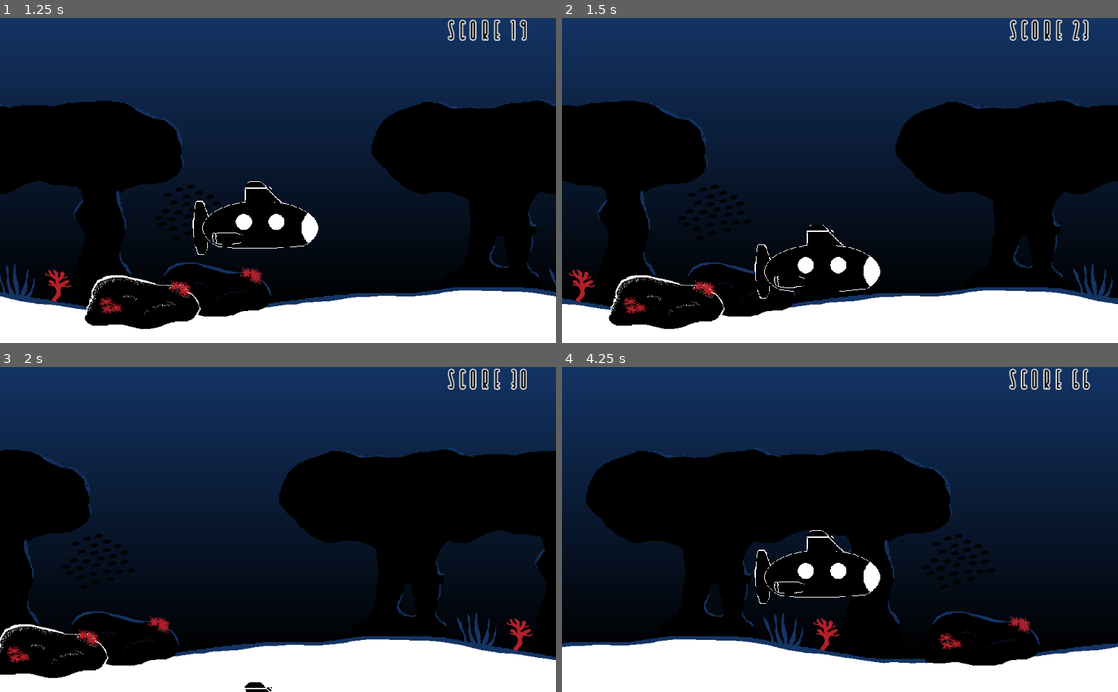
Above: before the commit, frames 1-4 (two rows, left to right).
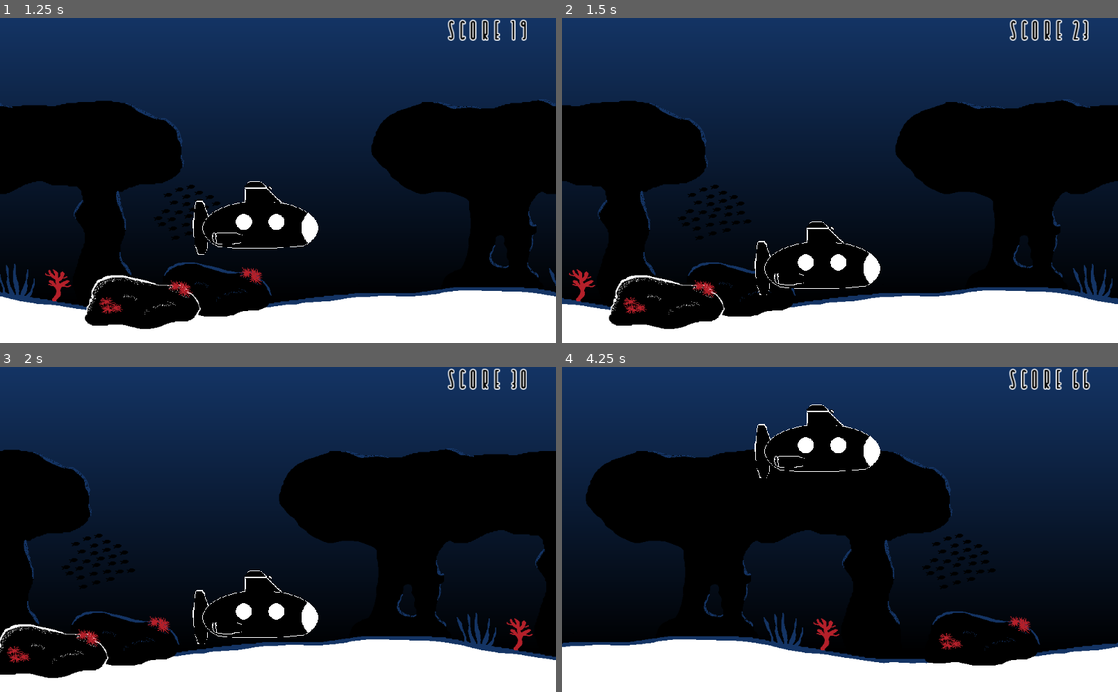
Above: after the commit, the same moments.

Repository: farmdogsdev/godot-jam
Game: Godot game, scene res://resources/TestScene.tscn
Two runs of this game, one before a commit and one after it. Both use one fixed random seed, a clock stepped at 60 frames per second and the inputs below.
Inputs:
- Up to frame 1 (1.25 s): hold Right (ui_right) from 0.53 s (still down)
- Up to frame 2 (1.5 s): release Right (ui_right) at 1.28 s; hold Down (ui_down) from 1.28 s (still down)
- Up to frame 3 (2 s): keep holding Down (ui_down)
- Up to frame 4 (4.25 s): release Down (ui_down) at 2.03 s; hold Right (ui_right) 2.03-2.78 s; hold Up (ui_up) 2.78-3.53 s; hold Left (ui_left) from 3.53 s (still down)

Frame 1 is identical in both runs. In frame 2, 0.4% of the frame differs, in the area x 34-58%, y 62-87%; in frame 3, 0.8%; in frame 4, 4.2%, in the area x 34-58%, y 11-73%.

Commit message:
added more menu functionality

Diff:
--- /dev/null
+++ b/resources/ControlsScreen.gd
@@ -0,0 +1,15 @@
+extends ColorRect
+
+
+# Declare member variables here. Examples:
+# var a = 2
+# var b = "text"
+
+
+# Called when the node enters the scene tree for the first time.
+func _ready():
+	pass # Replace with function body.
+
+
+func _on_Confirm_pressed():
+	get_tree().change_scene("res://resources/TestScene.tscn")
--- /dev/null
+++ b/resources/ControlsScreen.tscn
@@ -0,0 +1,93 @@
+[gd_scene load_steps=11 format=2]
+
+[ext_resource path="res://assets/bodrum-font/Bodrum-JzRm.ttf" type="DynamicFontData" id=1]
+[ext_resource path="res://resources/ControlsScreen.gd" type="Script" id=2]
+
+[sub_resource type="DynamicFont" id=7]
+size = 100
+use_filter = true
+font_data = ExtResource( 1 )
+
+[sub_resource type="DynamicFont" id=8]
+size = 60
+use_filter = true
+font_data = ExtResource( 1 )
+
+[sub_resource type="DynamicFont" id=1]
+size = 65
+outline_size = 3
+use_filter = true
+font_data = ExtResource( 1 )
+
+[sub_resource type="StyleBoxEmpty" id=2]
+
+[sub_resource type="StyleBoxEmpty" id=3]
+
+[sub_resource type="StyleBoxEmpty" id=4]
+
+[sub_resource type="StyleBoxEmpty" id=5]
+
+[sub_resource type="StyleBoxEmpty" id=6]
+
+[node name="ControlsScreen" type="ColorRect"]
+anchor_right = 1.0
+anchor_bottom = 1.0
+color = Color( 0.00784314, 0.00784314, 0.0627451, 1 )
+script = ExtResource( 2 )
+
+[node name="VBoxContainer" type="VBoxContainer" parent="."]
+anchor_right = 1.0
+margin_bottom = 120.0
+
+[node name="Title" type="Label" parent="VBoxContainer"]
+margin_right = 1024.0
+margin_bottom = 100.0
+custom_colors/font_color = Color( 1, 1, 1, 1 )
+custom_fonts/font = SubResource( 7 )
+text = "Controls"
+align = 1
+valign = 1
+
+[node name="VBoxContainer2" type="VBoxContainer" parent="."]
+anchor_right = 1.0
+anchor_bottom = 1.0
+alignment = 1
+
+[node name="RichTextLabel" type="RichTextLabel" parent="VBoxContainer2"]
+margin_top = 117.0
+margin_right = 1024.0
+margin_bottom = 483.0
+custom_fonts/normal_font = SubResource( 8 )
+bbcode_enabled = true
+bbcode_text = "[center]Move the sub up and down to avoid obstacles and collect power ups.
+[u][color=green]Move Up[/color][/u] Up Arrow Key or W
+[u][color=green]Move Down[/color][/u] Down Arrow Key or S
+
+[/center]"
+text = "Move the sub up and down to avoid obstacles and collect power ups.
+Move Up Up Arrow Key or W
+Move Down Down Arrow Key or S
+
+"
+fit_content_height = true
+
+[node name="VBoxContainer3" type="VBoxContainer" parent="."]
+anchor_top = 1.0
+anchor_right = 1.0
+anchor_bottom = 1.0
+margin_top = -85.0
+
+[node name="Confirm" type="Button" parent="VBoxContainer3"]
+margin_right = 1024.0
+margin_bottom = 65.0
+custom_colors/font_color = Color( 0, 0, 0, 1 )
+custom_colors/font_color_hover = Color( 1, 1, 1, 1 )
+custom_fonts/font = SubResource( 1 )
+custom_styles/hover = SubResource( 2 )
+custom_styles/pressed = SubResource( 3 )
+custom_styles/focus = SubResource( 4 )
+custom_styles/disabled = SubResource( 5 )
+custom_styles/normal = SubResource( 6 )
+text = "Confirm"
+
+[connection signal="pressed" from="VBoxContainer3/Confirm" to="." method="_on_Confirm_pressed"]
--- a/resources/CreditsScreen.tscn
+++ b/resources/CreditsScreen.tscn
@@ -49,7 +49,7 @@
 anchor_bottom = 1.0
 custom_fonts/normal_font = SubResource( 2 )
 bbcode_enabled = true
-bbcode_text = "[center][color=green]Sound Design and Music[/color]
+bbcode_text = "[center][color=green]Sound Design[/color]
 Even
 
 [color=green]Programming and Game Design[/color]
@@ -58,7 +58,7 @@
 
 [color=green]Art and Programming[/color]
  farmdogs[/center]"
-text = "Sound Design and Music
+text = "Sound Design
 Even
 
 Programming and Game Design
--- a/resources/scripts/Sub.gd
+++ b/resources/scripts/Sub.gd
@@ -26,6 +26,9 @@
 		- Input.get_action_strength("ui_up")
 	)
 
+	if position.y >= 440:
+		position.y = 440
+
 
 	_velocity.x = _horizontal_direction * speed
 	_velocity.y = _vertical_direction * speed
--- a/resources/scripts/TitleScreen.gd
+++ b/resources/scripts/TitleScreen.gd
@@ -1,7 +1,7 @@
 extends ColorRect
 
 func _on_Start_pressed():
-	get_tree().change_scene("res://resources/TestScene.tscn")
+	get_tree().change_scene("res://resources/ControlsScreen.tscn")
 
 
 func _on_Credits_pressed():
